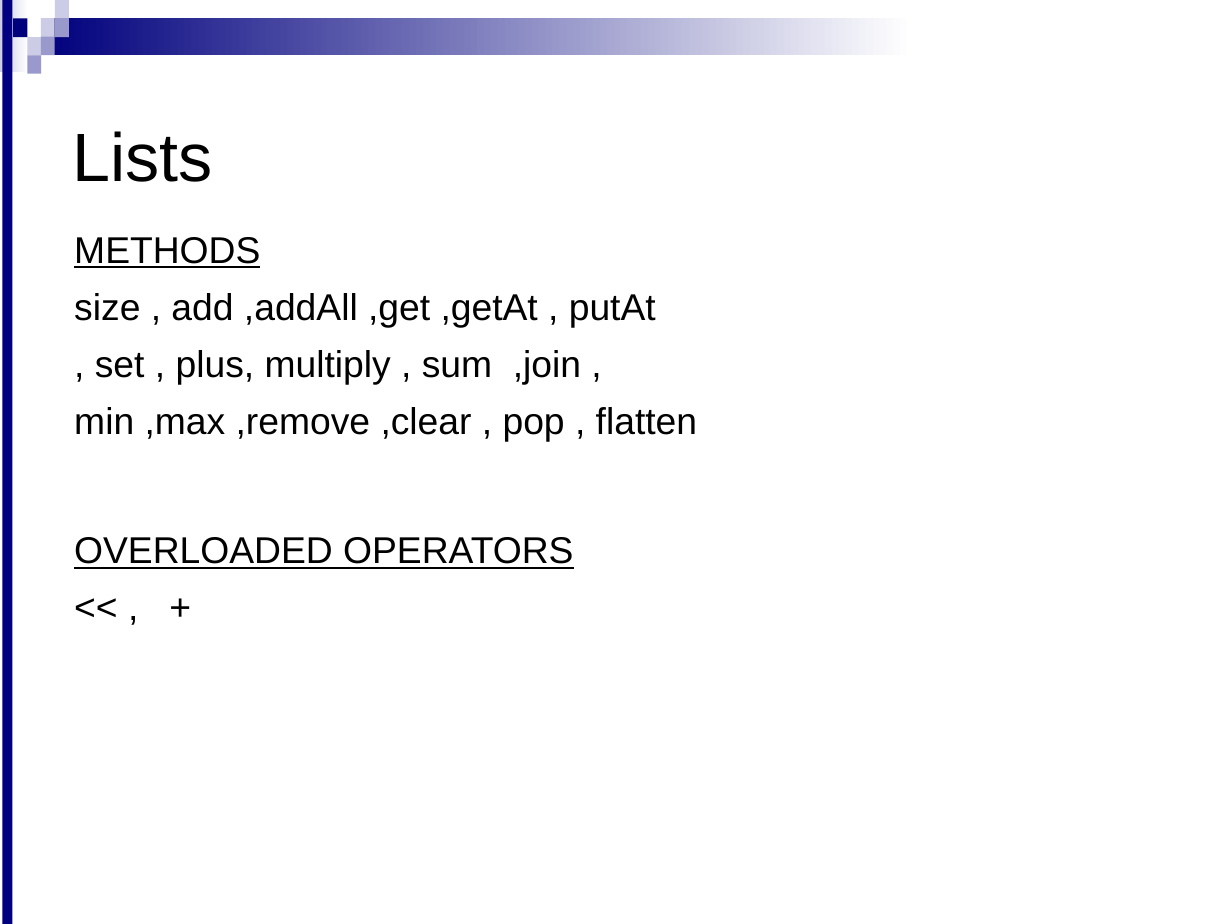
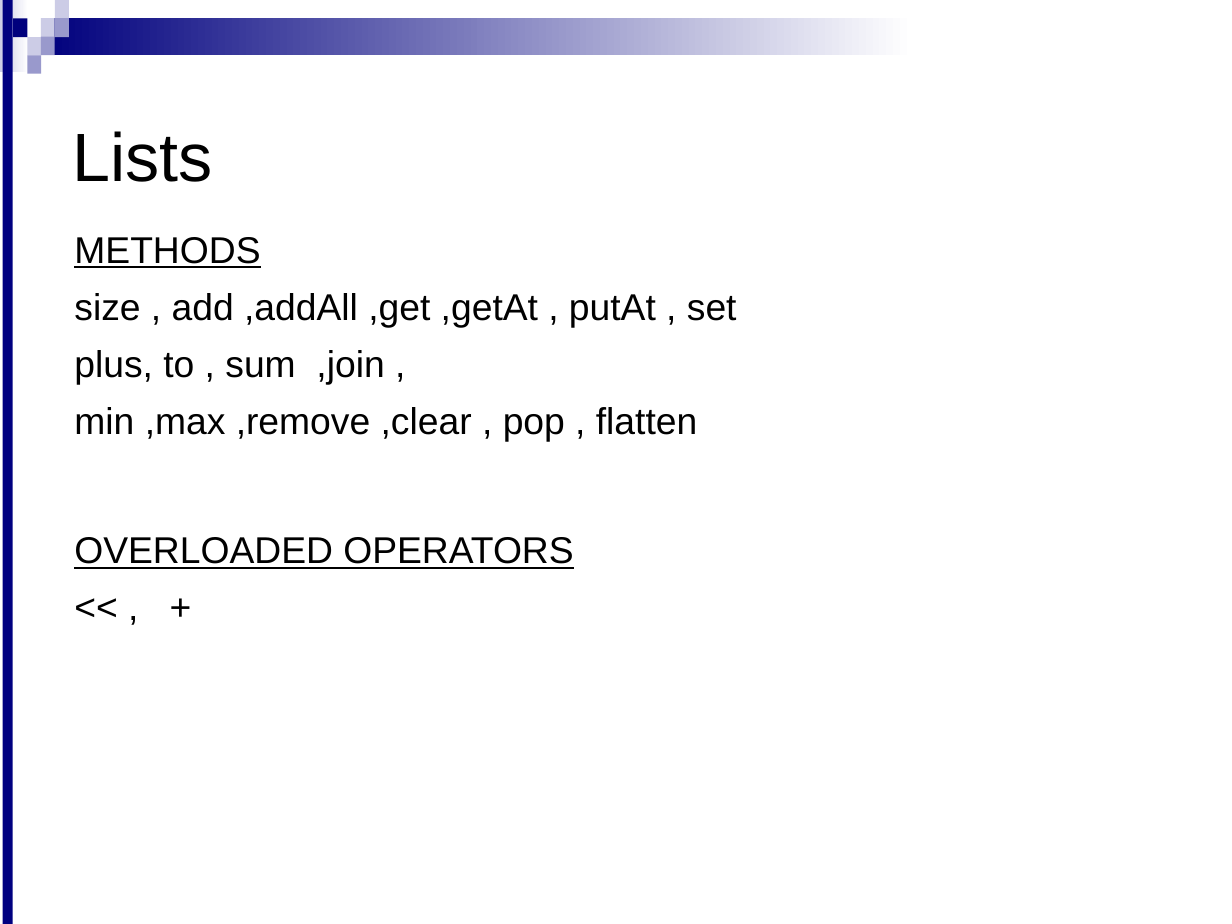
Before and after one commit to hiteshBhatia/Collection, a slide deck: slide 9 of Day2-GroovyCollections(2).ppt. Drawn at 1232x924 pixels with LibreOffice and Linux fonts; fonts in the diff are those of the drawing; background and template pictures are left out. Boxes give left, top, right and bottom in pixels: in the first picture for what was removed or moved away, otherwise in the second. Text is boxed around its words. In the diff, an @@ line names an element or a change of style, - is before the commit and + after.

```diff
--- a/Day2-GroovyCollections(2).ppt
+++ b/Day2-GroovyCollections(2).ppt
@@ text at box(74, 293, 737, 385): text changed @@
-size , add ,addAll ,get ,getAt , putAt
-, set , plus, multiply , sum ,join ,
+size , add ,addAll ,get ,getAt , putAt , set
+plus, to , sum ,join ,
```
Also in this commit, not shown: 8 other slides changed, 1 other file.
